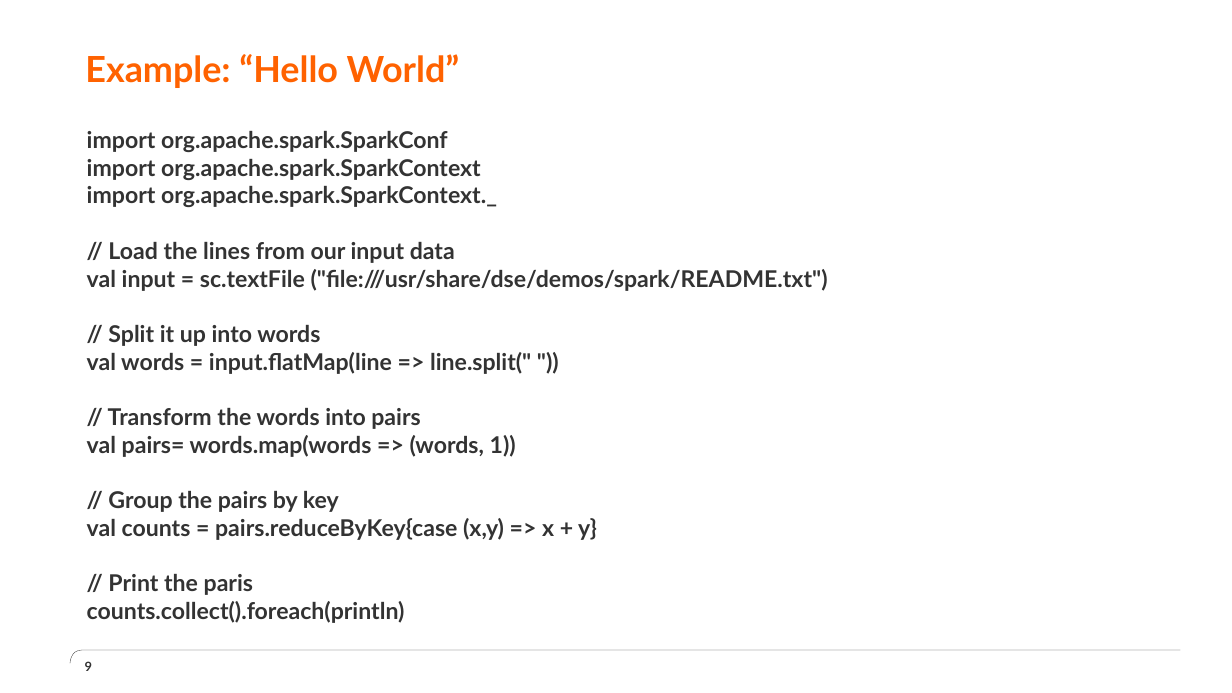
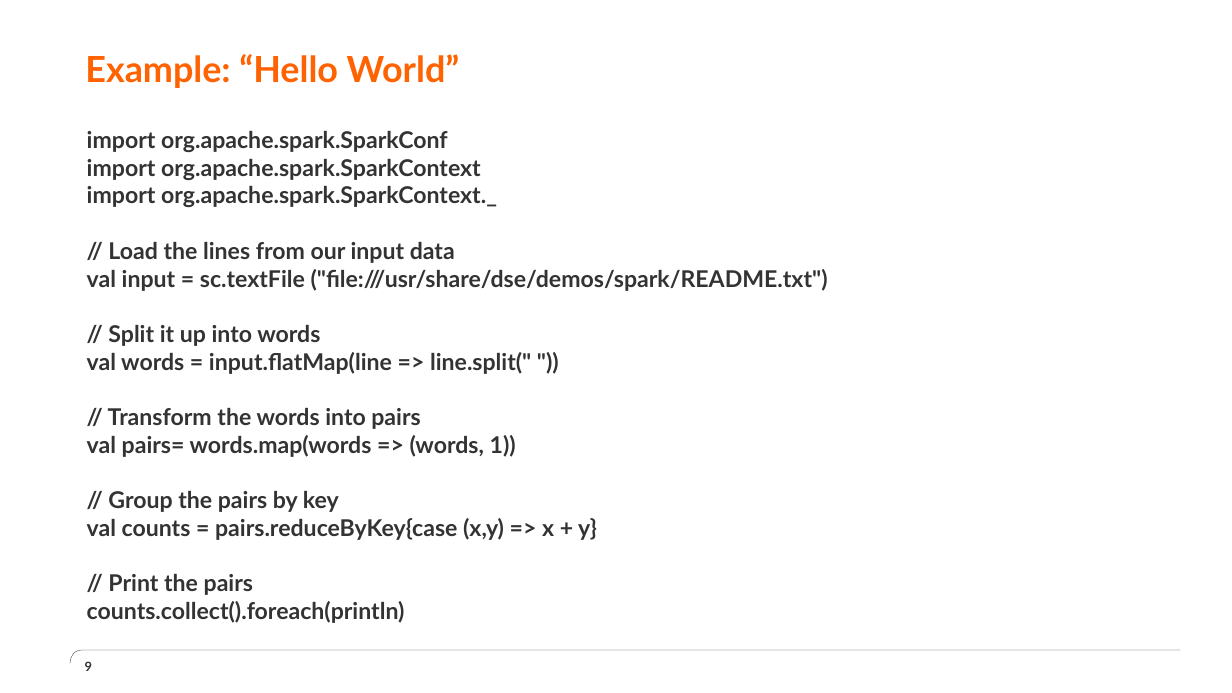
Before and after one commit to erik121212/TrainingFilesSpark, a slide deck: slide 9 of Spark Mlib.pptx. Drawn at 1232x693 pixels with LibreOffice and Linux fonts; fonts in the diff are those of the drawing; background and template pictures are left out. Boxes give left, top, right and bottom in pixels: in the first picture for what was removed or moved away, otherwise in the second. Text is boxed around its words. In the diff, an @@ line names an element or a change of style, - is before the commit and + after.

```diff
--- a/Spark Mlib.pptx
+++ b/Spark Mlib.pptx
@@ text at (108, 574, 253, 595): text changed @@
-// Print the paris
+// Print the pairs
```
Also in this commit, not shown: 1 other slide changed, 5 other files.
